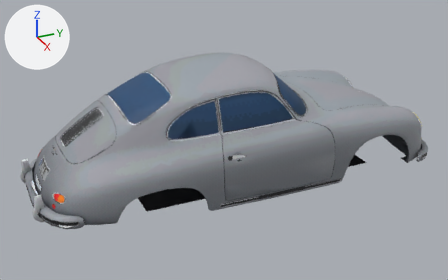
Two versions of the glTF model game/assets/rally/rt/rt-porsche-356b-2000gs/chassis.glb, one commit apart.
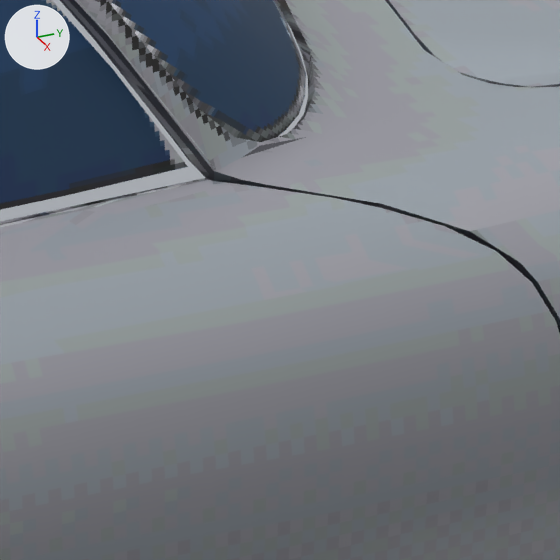
Old and new are each drawn whole from a camera (50 mm lens) standing at (4.96, -2.414, 2.987) and looking at (0.055, -0.206, 0.534) and again close up on the part from 61% to 74% of the width and 36% to 57% of the height. Arrows for +X, +Y and +Z are at upper left; the lights stay in place. The last two pictures show the newer version. Vertices at exactly the same position are counted once.

Script lines for the objects in view, before the commit:
```python
me_porsche356_exteriormesh = bpy.data.meshes.new('Porsche356_ExteriorMesh')
me_porsche356_exteriormesh.from_pydata(...)  # 3475 vertices, 6027 faces; spans x -0.87..0.81, y -2.05..1.88, z 0.22..1.29
# faces by material slot: [4617, 1410]
me_porsche356_exteriormesh.materials.append(mat_porsche356_bodypaint_psx)  # picture img_porsche356_body_stylized_psx_baked
me_porsche356_exteriormesh.materials.append(mat_porsche356_details_psx)  # picture img_porsche356_details_stylized_psx_baked
ob_porsche356_exterior = bpy.data.objects.new('Porsche356_Exterior', me_porsche356_exteriormesh)
ob_porsche356_exterior.location = (0.0, 0.0, 0.0)
```
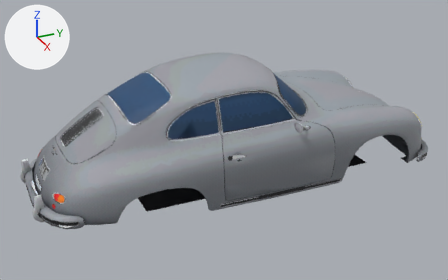
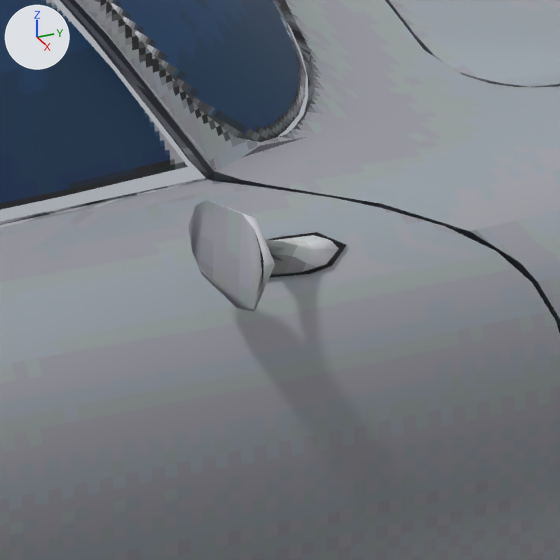
Commit message: fix(vehicles): mirror right side mirror onto Porsche 356B chassis

Scene script edits in JSON lines:
```json
{"block": "me_porsche356_exteriormesh", "where": "# used by ob_porsche356_exterior; location = (0.0, 0.0, 0.0)"}
{"op": "remove", "block": "me_porsche356_exteriormesh", "code": "me_porsche356_exteriormesh.from_pydata(...)  # 3475 vertices, 6027 faces; spans x -0.87..0.81, y -2.05..1.88, z 0.22..1.29"}
{"op": "add", "block": "me_porsche356_exteriormesh", "code": "me_porsche356_exteriormesh.from_pydata(...)  # 3558 vertices, 6161 faces; spans x -0.87..0.87, y -2.05..1.88, z 0.22..1.29"}
{"block": "me_porsche356_exteriormesh", "change": "me_porsche356_exteriormesh part 1: a new loose piece of 33 vertices spanning x 0.7..0.74, y 0.21..0.32, z 0.82..0.85, in mat_porsche356_details_psx (picture img_porsche356_details_stylized_psx_baked)"}
{"block": "me_porsche356_exteriormesh", "change": "me_porsche356_exteriormesh part 2: a new loose piece of 27 vertices spanning x 0.7..0.79, y 0.15..0.31, z 0.82..0.9, in mat_porsche356_details_psx (picture img_porsche356_details_stylized_psx_baked)"}
{"block": "me_porsche356_exteriormesh", "change": "me_porsche356_exteriormesh part 3: a new loose piece of 23 vertices spanning x 0.74..0.87, y 0.14..0.16, z 0.85..0.94, in mat_porsche356_details_psx (picture img_porsche356_details_stylized_psx_baked)"}
```

Boxes (x1, y1, x2, y2) around the edits, measured in the close-ups (560 x 560 px):
```json
{"part": 1, "of": "me_porsche356_exteriormesh", "change": "added", "after": [267, 232, 346, 278]}
{"part": 2, "of": "me_porsche356_exteriormesh", "change": "added", "after": [265, 235, 339, 277]}
{"part": 3, "of": "me_porsche356_exteriormesh", "change": "added", "after": [188, 200, 275, 312]}
```
